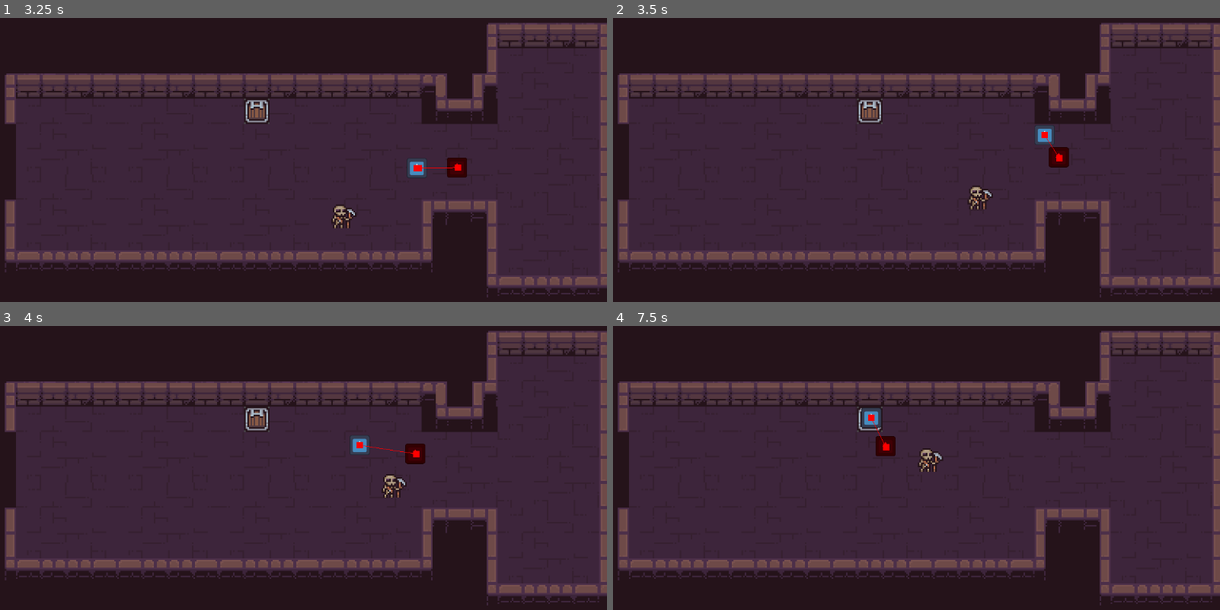
Above: before the commit, frames 1-4 (two rows, left to right).
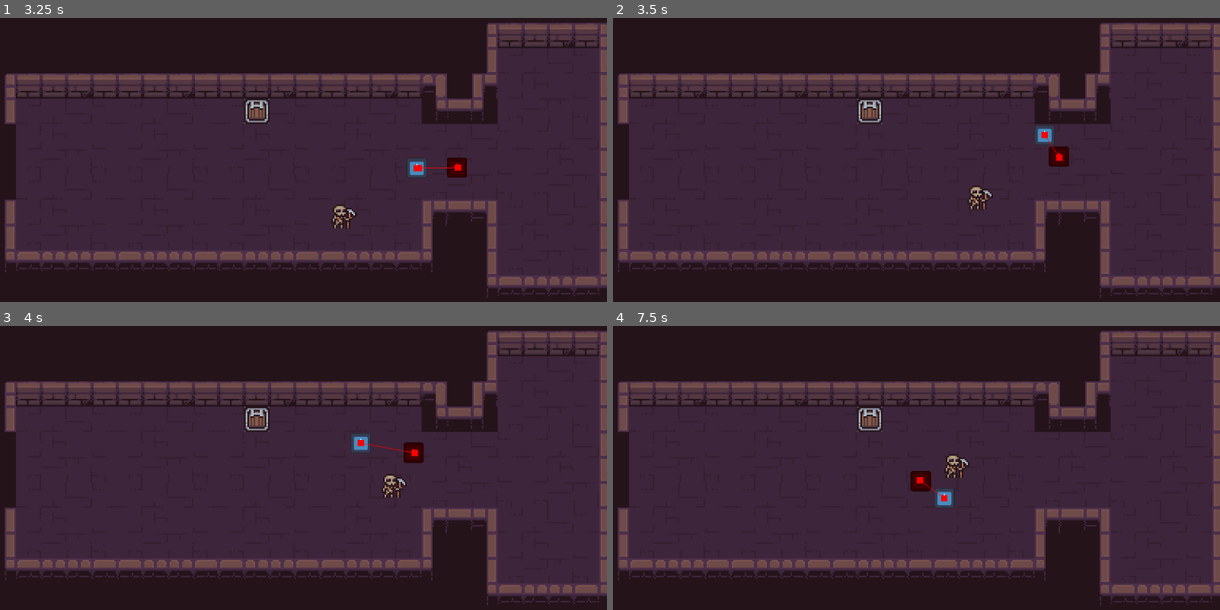
Above: after the commit, the same moments.

Repository: helionlf/Ex-companions
Game: Godot game, scene res://Scenes/lobby.tscn
The game is run twice, just before and just after one commit, with the same random seed, the same clock (stepped at 60 frames per second) and the same inputs. The engine's default icon, where the game draws it, is replaced by a stand-in: a white triangle on a blue panel in a dark square.
Inputs:
- Up to frame 1 (3.25 s): tap Enter at 0.5 s; hold Right (ui_right) 0.53-1.28 s; hold Down (ui_down) 1.28-2.03 s; tap Space at 2 s; hold Right (ui_right) 2.03-2.78 s; hold Up (ui_up) from 2.78 s (still down)
- Up to frame 2 (3.5 s): keep holding Up (ui_up)
- Up to frame 3 (4 s): release Up (ui_up) at 3.53 s; hold Left (ui_left) from 3.53 s (still down)
- Up to frame 4 (7.5 s): release Left (ui_left) at 5.03 s; hold Down (ui_down) 5.03-5.78 s; hold Right (ui_right) 5.78-6.53 s; hold Up (ui_up) 6.53-7.28 s; hold Right (ui_right) from 7.28 s (still down)

Frame 1 is identical in both runs. In frame 2, less than 0.1% of the frame differs, in the area x 71-76%, y 42-53%; in frame 3, 0.3%; in frame 4, 1.2%, in the area x 40-59%, y 28-64%.
Error before the commit: Invalid access to property or key 'owner_node' on a base object of type 'Area2D'. (res://Scripts/hurtbox.gd:11)

Commit message:
alterando motion mode do inimigo

Diff:
--- a/ex-companions-game/Scenes/enemy.tscn
+++ b/ex-companions-game/Scenes/enemy.tscn
@@ -26,6 +26,7 @@
 size = Vector2(20.000004, 20)
 
 [node name="enemy" type="CharacterBody2D" unique_id=250368657]
+motion_mode = 1
 script = ExtResource("1_yhb46")
 
 [node name="CollisionShape2D" type="CollisionShape2D" parent="." unique_id=1012985569]
